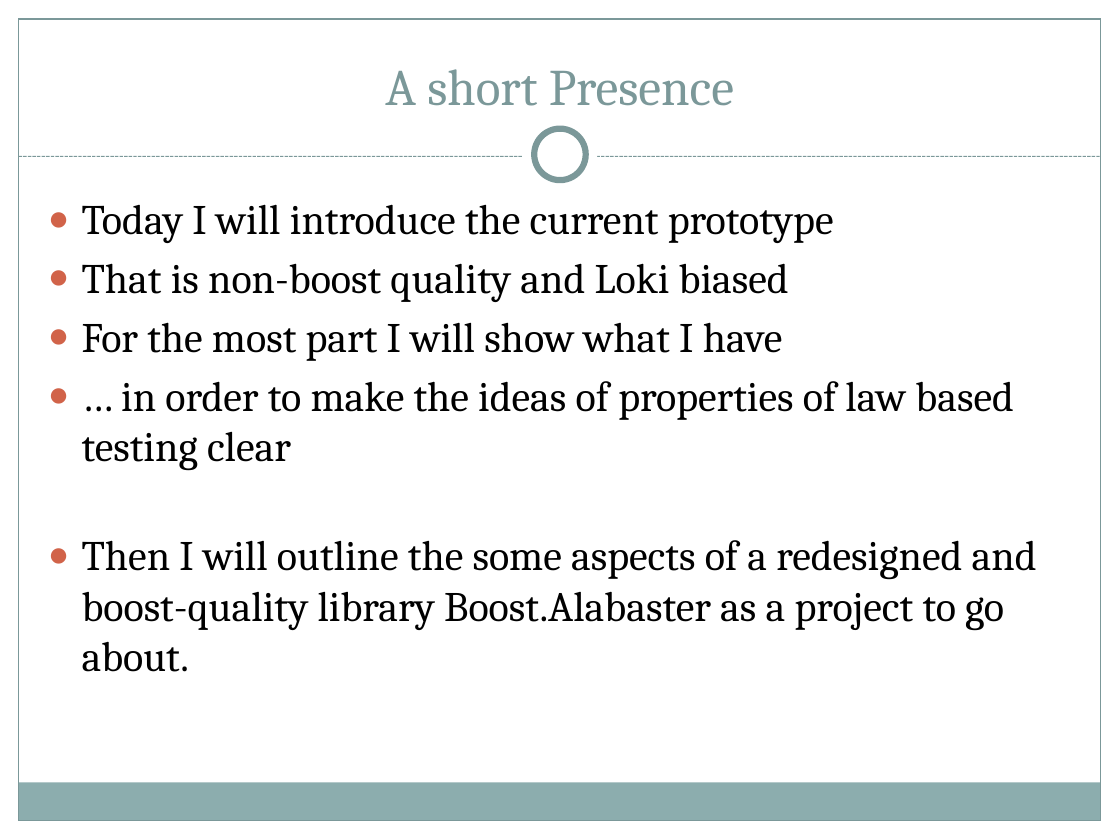
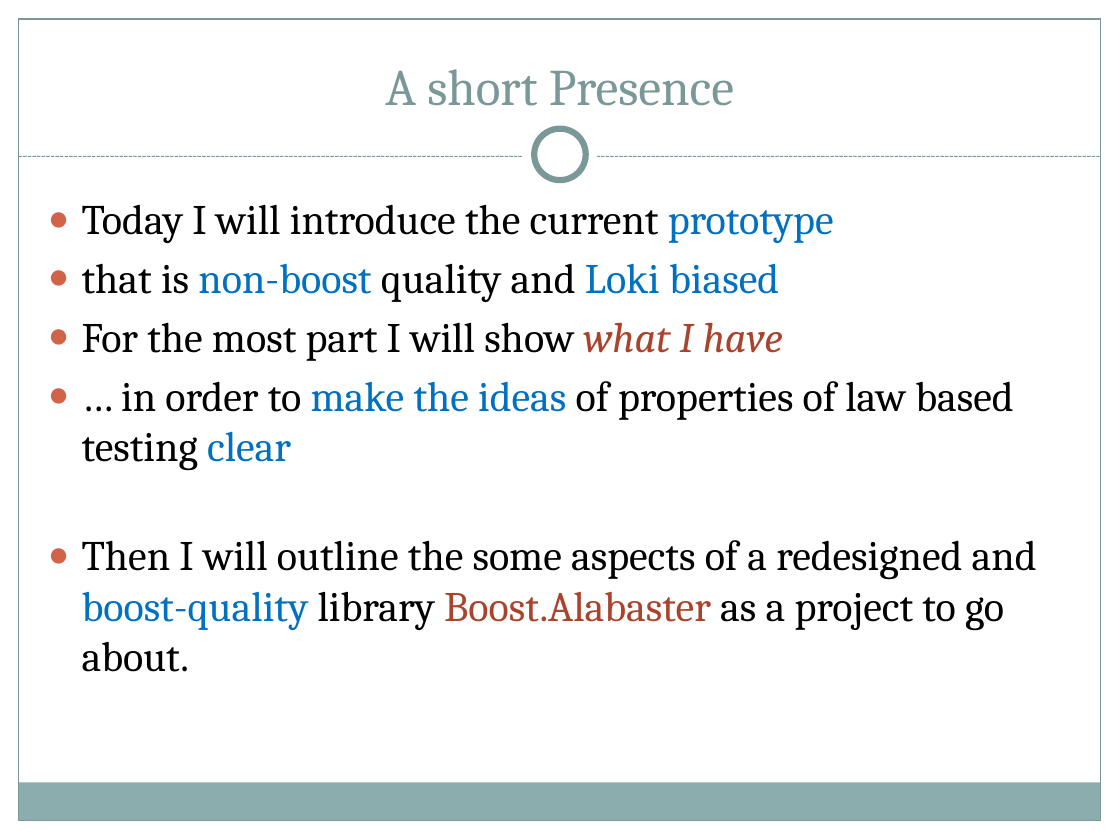
Before and after one commit to ryppl/boost-history, a slide deck: slide 4 of itl/libs/validate/doc/boostcon2010/BoostAlabaster.pptx. Drawn at 1120x840 pixels with LibreOffice and Linux fonts; fonts in the diff are those of the drawing; background and template pictures are left out. Boxes give left, top, right and bottom in pixels: in the first picture for what was removed or moved away, otherwise in the second. Text is boxed around its words. In the diff, an @@ line names an element or a change of style, - is before the commit and + after.

```diff
--- a/itl/libs/validate/doc/boostcon2010/BoostAlabaster.pptx
+++ b/itl/libs/validate/doc/boostcon2010/BoostAlabaster.pptx
@@ text at (x1=82, y1=204, x2=1037, y2=672): text colour #000000 to #0070C0 in "prototype", "make the ideas clear", "boost-quality"; text colour #000000 to #A9432B in "what I have", "Boost.Alabaster"; italic on in "what I have" @@
@@ text at (x1=82, y1=263, x2=779, y2=302): text changed; text colour #000000 to #0070C0 @@
-● That is non-boost quality and Loki biased
+● that is non-boost quality and Loki biased
```
Also in this commit, not shown: 2 other slides changed.
